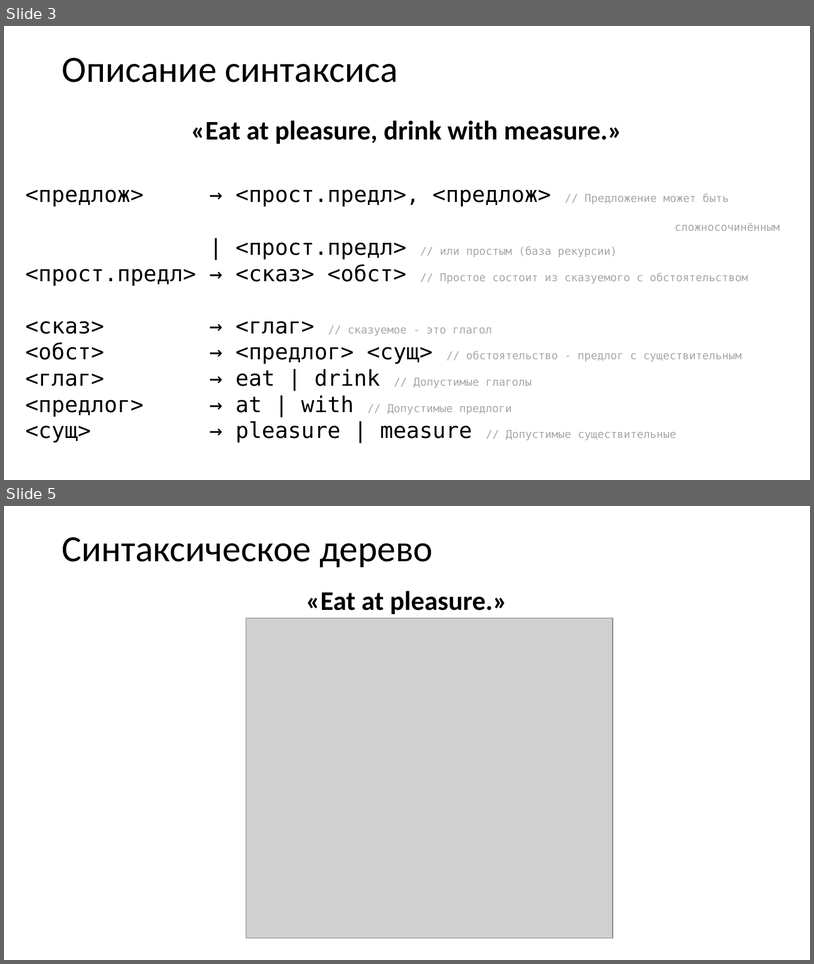
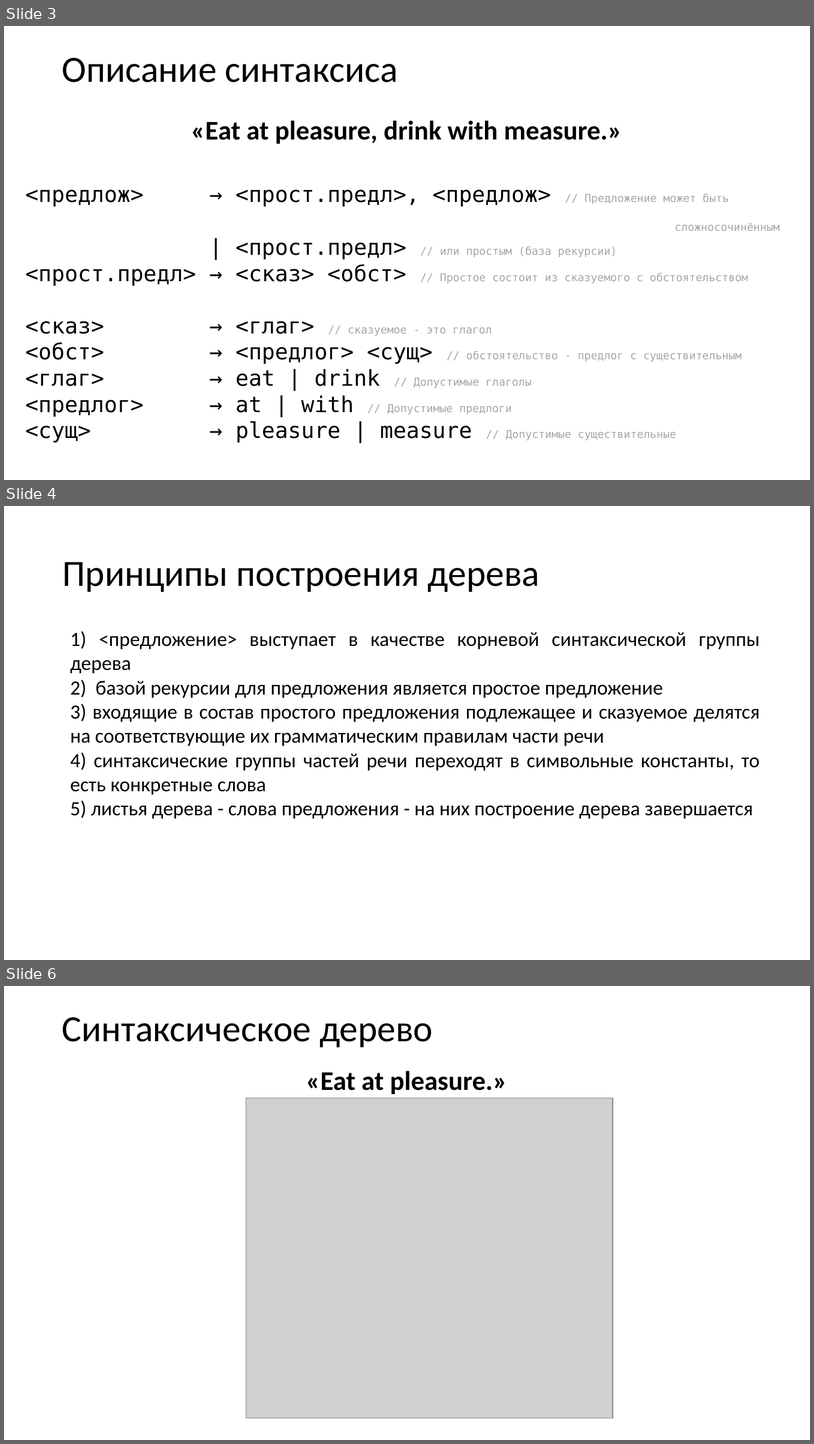
Before and after one commit to goddamnteam/korzun, a slide deck: task2.pptx. Shown one above the other, each under a label of ours: slides 3 and 5 before the commit, slides 3, 4 and 6 after it; the slides between them are not shown. The pictures are 814x964 and 814x1444 pixels, drawn with LibreOffice and Linux fonts; fonts in the diff are those of the drawing; grey boxes stand for pictures. Boxes give left, top, right and bottom in pixels: in the first picture for what was removed or moved away, otherwise in the second. Text is boxed around its words. In the diff, an @@ line names an element or a change of style, - is before the commit and + after.

```diff
--- a/task2.pptx
+++ b/task2.pptx
@@ slide 4 added at (4, 506, 810, 960), background #FFFFFF @@
@@ title added at (62, 562, 540, 592), 44 pt, text #000000 @@
+Принципы построения дерева
@@ text added at (70, 631, 761, 819), 24 pt, text #000000 @@
+1) <предложение> выступает в качестве корневой синтаксической группы дерева
+2) базой рекурсии для предложения является простое предложение
+3) входящие в состав простого предложения подлежащее и сказуемое делятся на соответствующие их грамматическим правилам части речи
+4) синтаксические группы частей речи переходят в символьные константы, то есть конкретные слова
+5) листья дерева - слова предложения - на них построение дерева завершается
@@ what was slide 5 is now slide 6 @@
```
Also in this commit, not shown: 1 slide changed.
